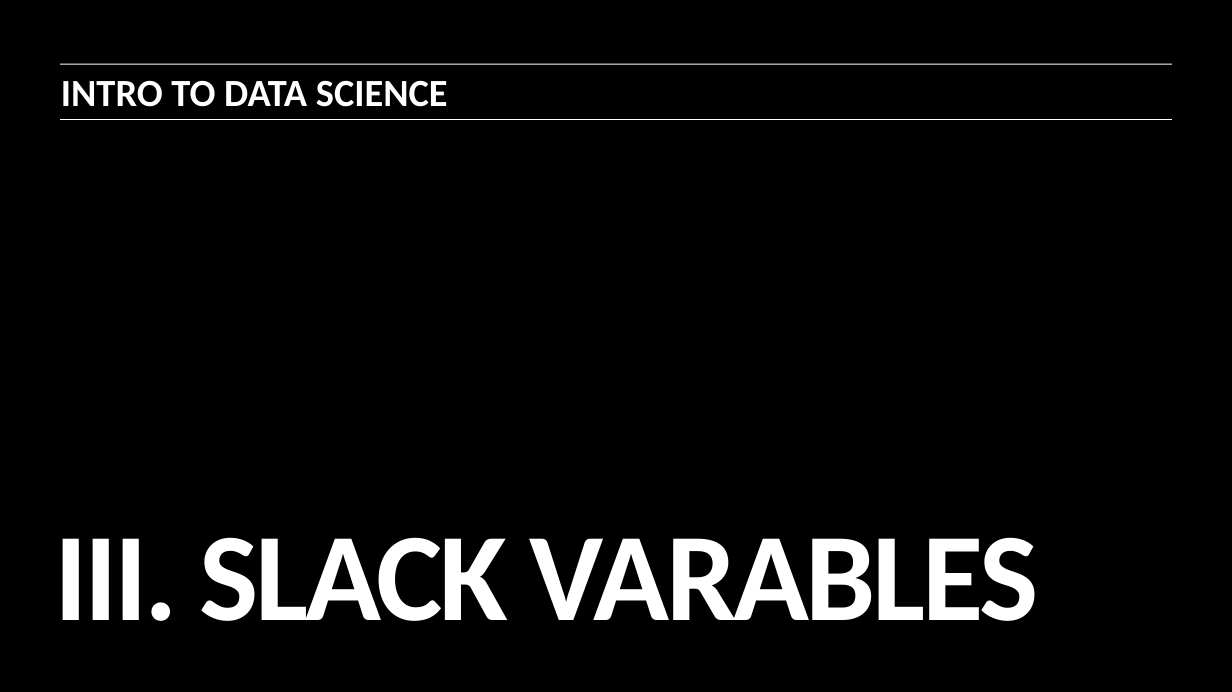
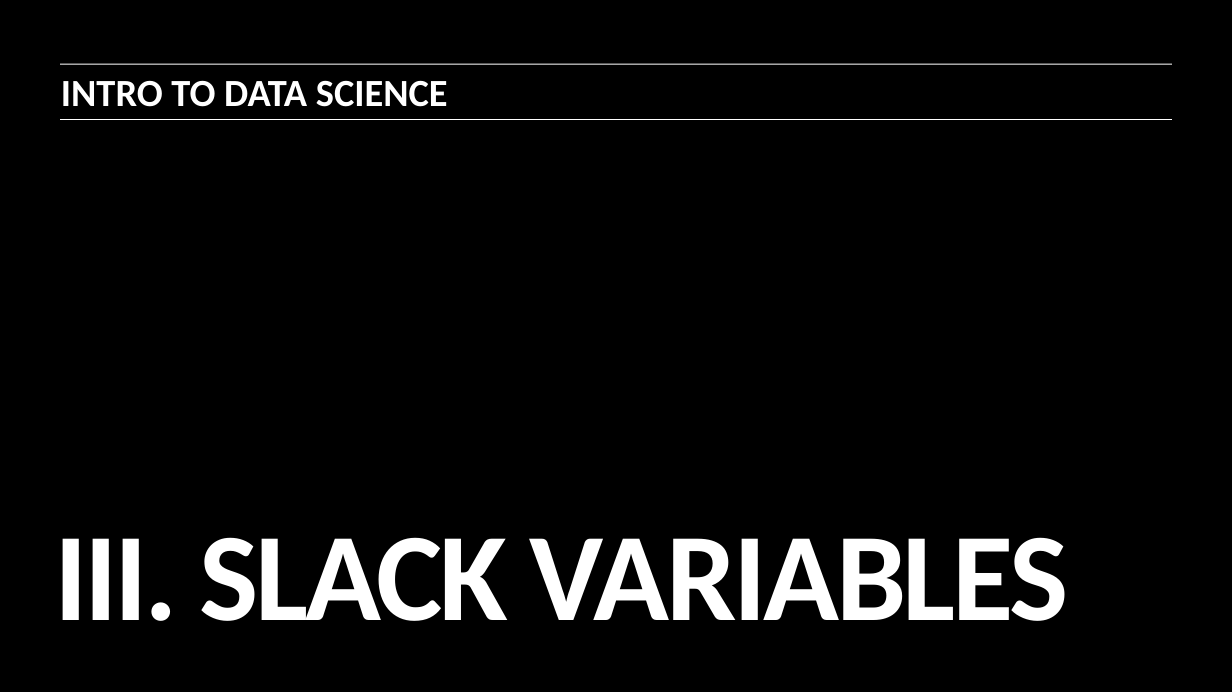
Before and after one commit to ajschumacher/gadsdc, a slide deck: slide 38 of 15-svm/slides.pptx. Drawn at 1232x692 pixels with LibreOffice and Linux fonts; fonts in the diff are those of the drawing. Boxes give left, top, right and bottom in pixels: in the first picture for what was removed or moved away, otherwise in the second. Text is boxed around its words. In the diff, an @@ line names an element or a change of style, - is before the commit and + after.

Commit message:
typo 'varable' to 'variable'

```diff
--- a/15-svm/slides.pptx
+++ b/15-svm/slides.pptx
@@ title at (54,537,1069,621): text changed @@
-III. SLACK VARABLES
+III. SLACK VARIABLES
```
Also in this commit, not shown: 1 other file.
